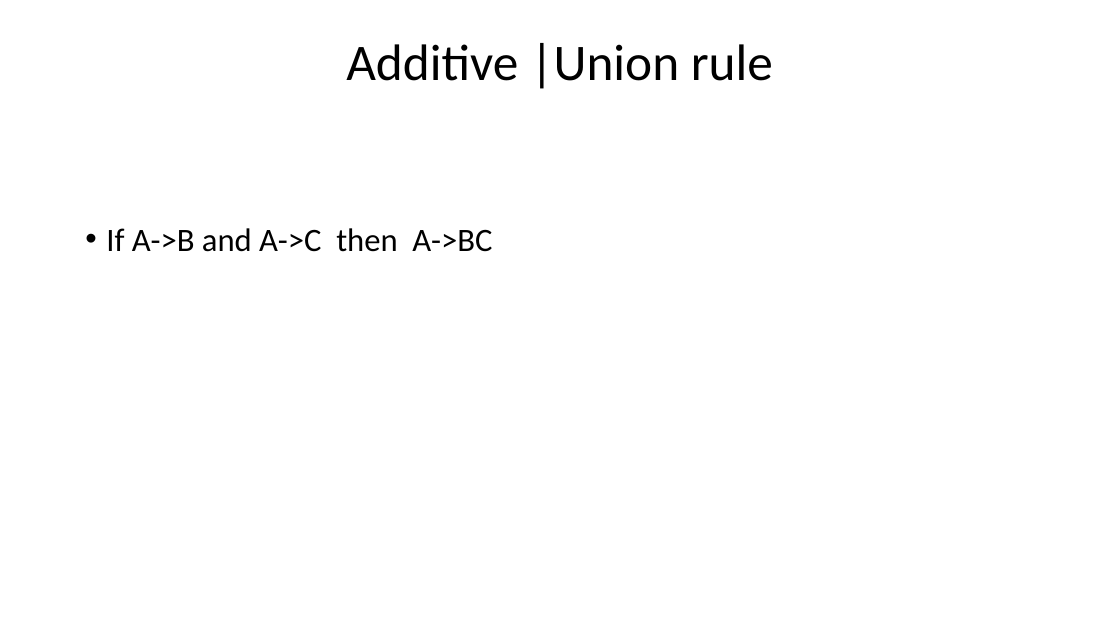
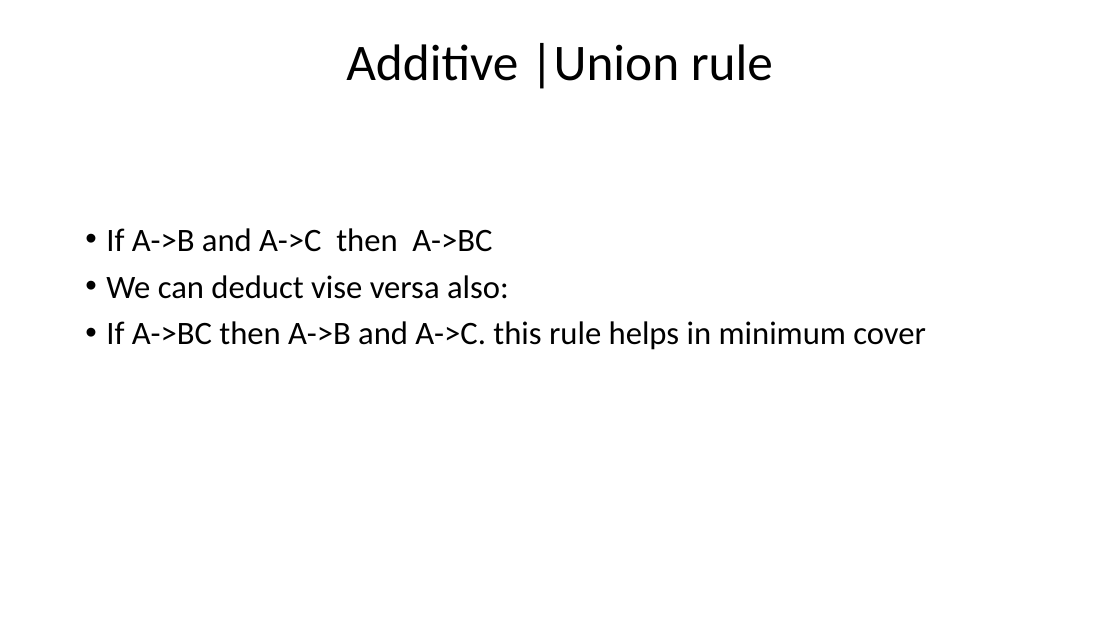
Before and after one commit to Kaitel/OOP, a slide deck: slide 30 of 20277 Database systems/FunctionalDependencies_chapter8.pptx. Drawn at 1120x630 pixels with LibreOffice and Linux fonts; fonts in the diff are those of the drawing. Boxes give left, top, right and bottom in pixels: in the first picture for what was removed or moved away, otherwise in the second. Text is boxed around its words. In the diff, an @@ line names an element or a change of style, - is before the commit and + after.

Commit message:
add minimum cover lessin

```diff
--- a/20277 Database systems/FunctionalDependencies_chapter8.pptx
+++ b/20277 Database systems/FunctionalDependencies_chapter8.pptx
@@ text at (106, 275, 926, 350): paragraphs added @@
+• We can deduct vise versa also:
+• If A->BC then A->B and A->C. this rule helps in minimum cover
```
Also in this commit, not shown: 6 other slides changed, 3 other files.
